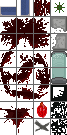
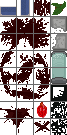
Layered file, before and after one edit (67x135). Changes by layer:
painted on "blood" over [35, 0, 50, 16]
renamed "big_blood1" to "Ebene 16", moved it above "big_blood1 #1", painted on it over [11, 36, 47, 49]
painted on "big_blood1 #1" over [2, 54, 48, 100]
renamed "plant" to "Ebene 17", painted on it over [51, 1, 66, 15]
painted on "big_blood3" over [0, 108, 33, 133]
painted on "X" over [34, 120, 50, 133]
